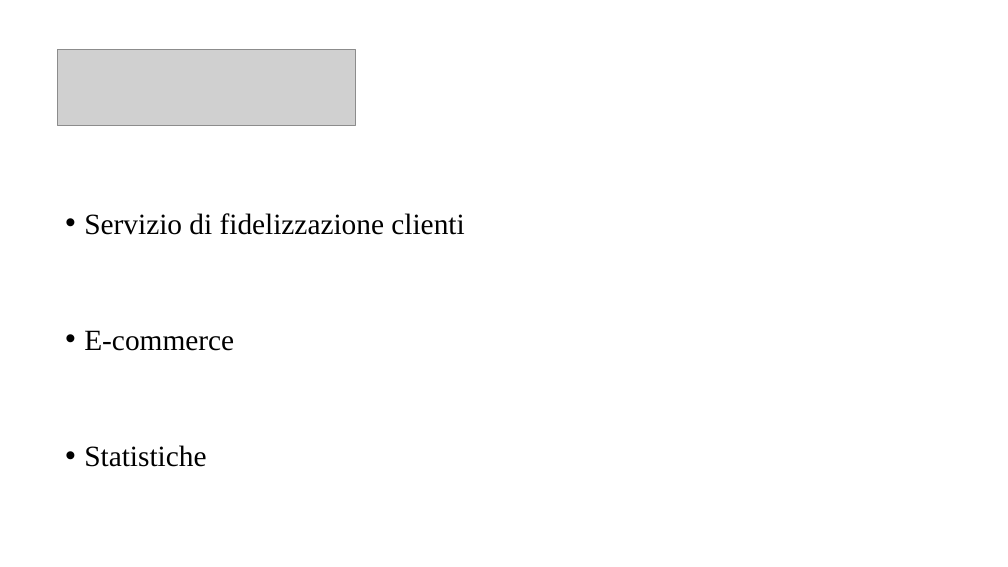
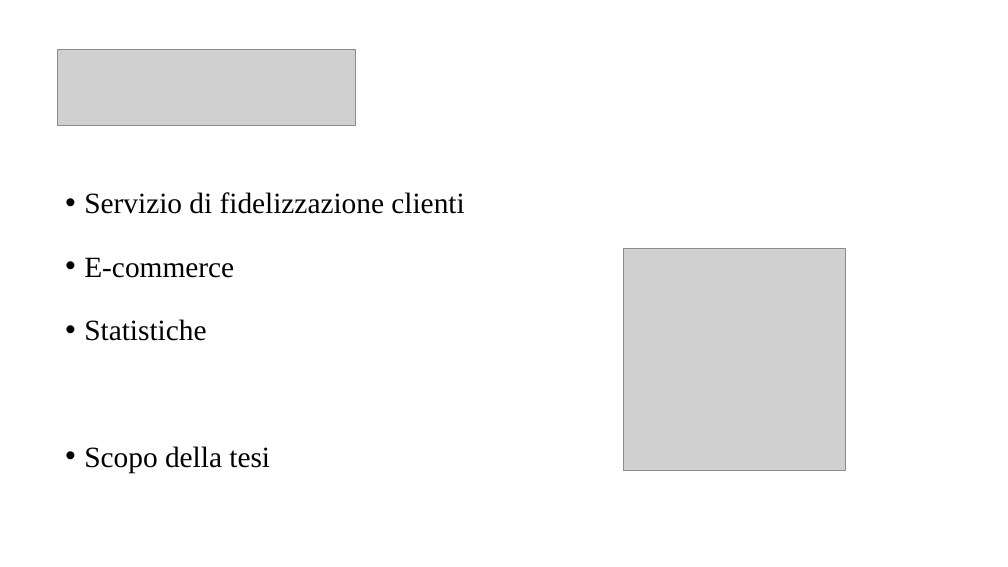
Before and after one commit to davidecolussi/Tesi, a slide deck: slide 2 of presentazione/Colussi_Davide_Presentazione.pptx. Drawn at 1008x567 pixels with LibreOffice and Linux fonts; fonts in the diff are those of the drawing; grey boxes stand for pictures. Boxes give left, top, right and bottom in pixels: in the first picture for what was removed or moved away, otherwise in the second. Text is boxed around its words. In the diff, an @@ line names an element or a change of style, - is before the commit and + after.

```diff
--- a/presentazione/Colussi_Davide_Presentazione.pptx
+++ b/presentazione/Colussi_Davide_Presentazione.pptx
@@ text "Servizio di fidelizzazione clienti": place and size @@
-text "Servizio di fidelizzazione clienti" at <box>84,213,464,467</box>
+text "Servizio di fidelizzazione clienti" at <box>84,192,464,473</box>
@@ text at <box>84,192,464,341</box>: line spacing 3 to 1.5 @@
@@ picture added at <box>624,249,846,471</box> @@
@@ text at <box>84,446,270,473</box>: paragraph added @@
+• Scopo della tesi
```
Also in this commit, not shown: 5 other slides changed, 4 slides added, 5 slides removed.
